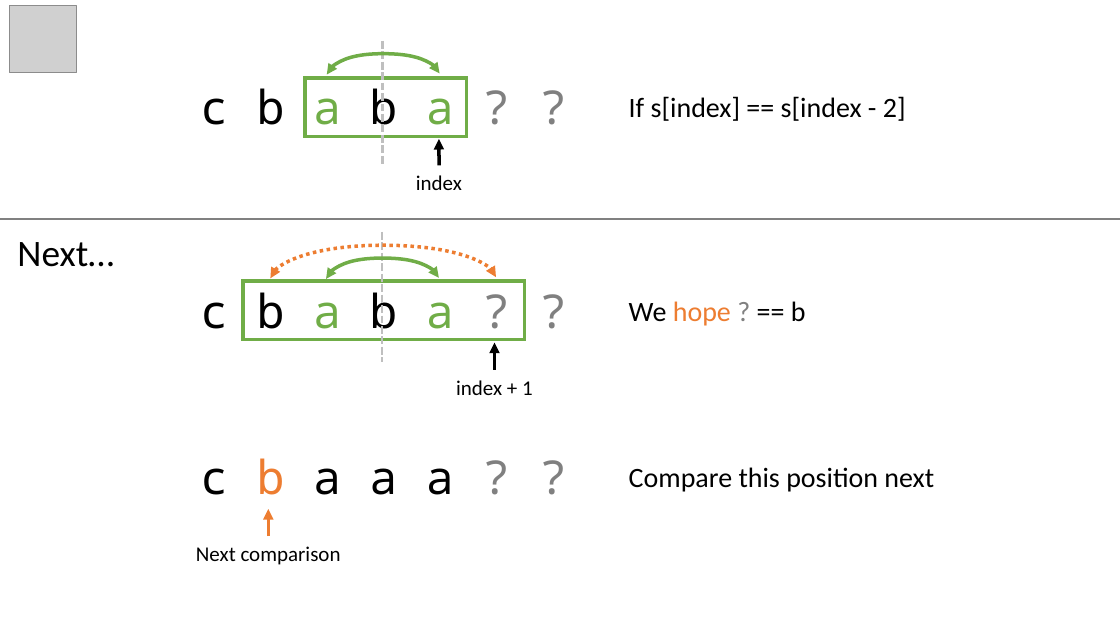
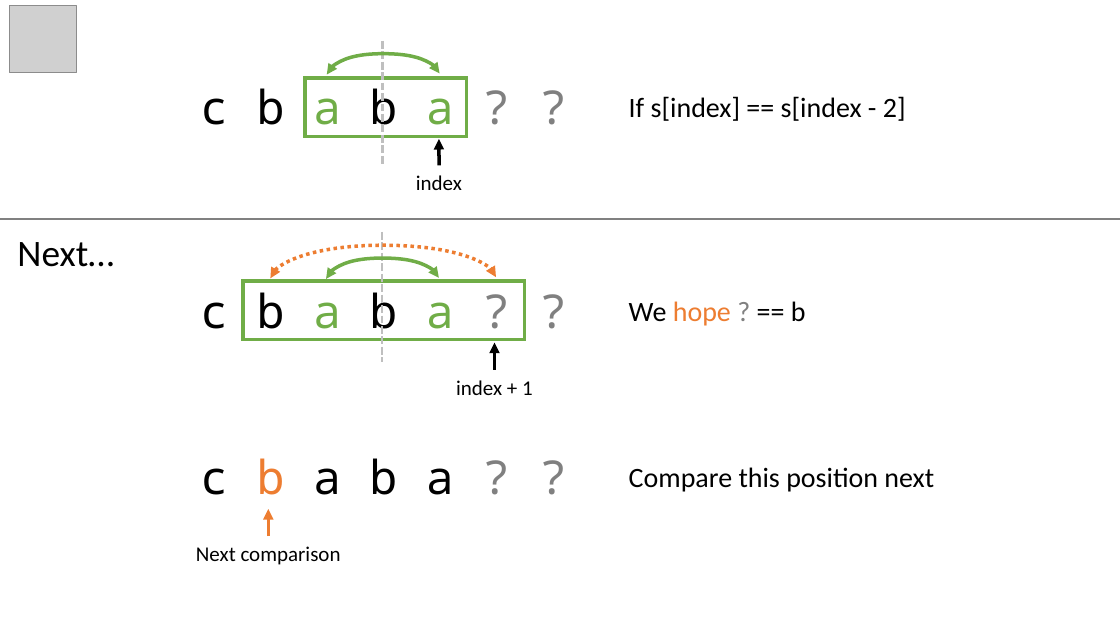
Before and after one commit to sc420/leetcode, a slide deck: slide 7 of 5/docs/Design Spec - Next Comparison.pptx. Drawn at 1120x630 pixels with LibreOffice and Linux fonts; fonts in the diff are those of the drawing; grey boxes stand for pictures. Boxes give left, top, right and bottom in pixels: in the first picture for what was removed or moved away, otherwise in the second. Text is boxed around its words. In the diff, an @@ line names an element or a change of style, - is before the commit and + after.

Commit message:
fix typo

```diff
--- a/5/docs/Design Spec - Next Comparison.pptx
+++ b/5/docs/Design Spec - Next Comparison.pptx
@@ text at box(369, 458, 397, 495): text changed @@
-a
+b
```
